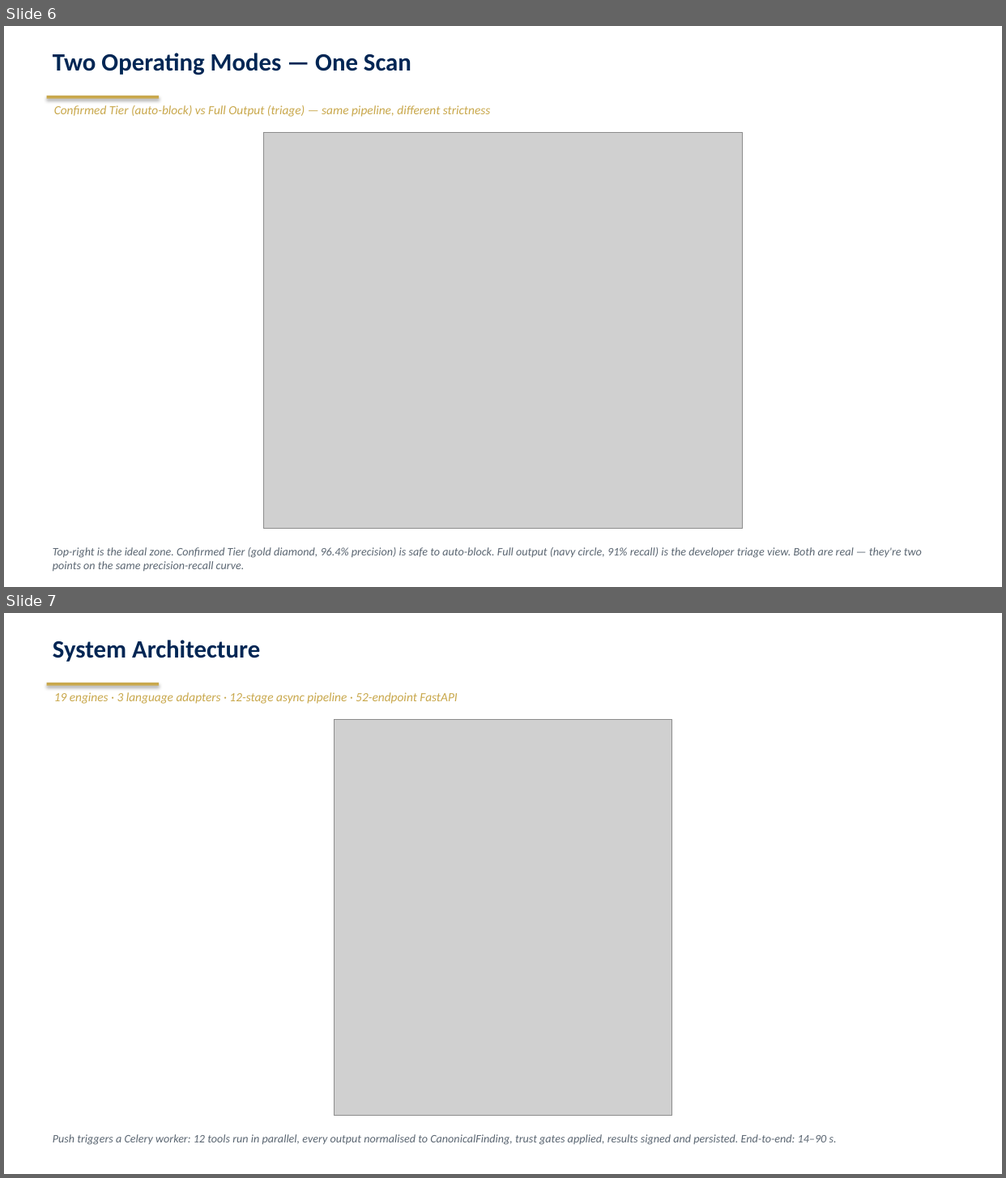
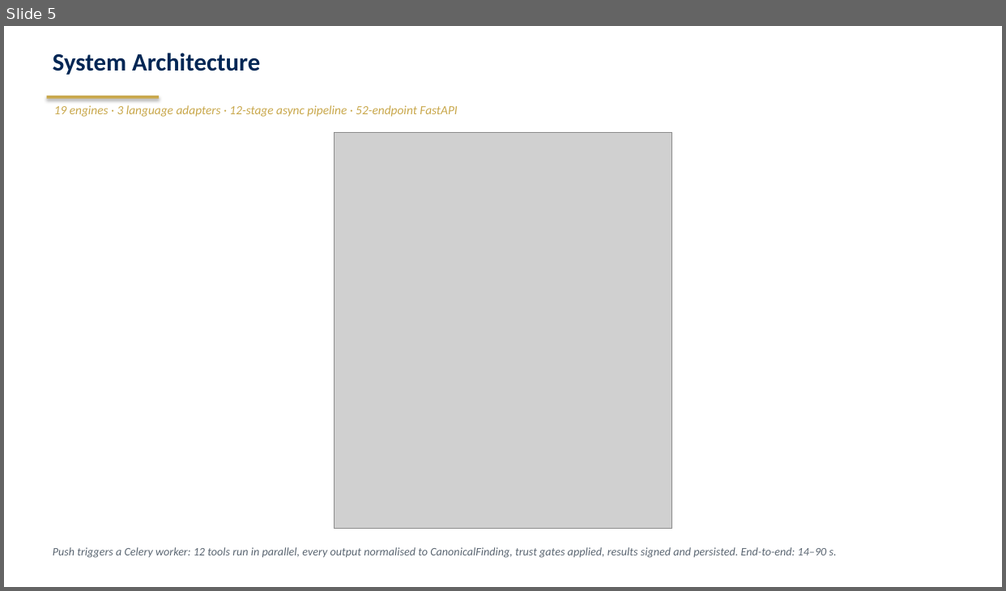
Before and after one commit to starredjaco/ACR-QA, a slide deck: docs/ACR-QA_Defense.odp. Shown one above the other, each under a label of ours: slides 6 and 7 before the commit, slide 5 after it. The pictures are 1006x1178 and 1006x591 pixels, drawn with LibreOffice and Linux fonts; fonts in the diff are those of the drawing; grey boxes stand for pictures. Boxes give left, top, right and bottom in pixels: in the first picture for what was removed or moved away, otherwise in the second. Text is boxed around its words. In the diff, an @@ line names an element or a change of style, - is before the commit and + after.

```diff
--- a/docs/ACR-QA_Defense.odp
+++ b/docs/ACR-QA_Defense.odp
@@ slide 6 removed at (x1=4, y1=26, x2=1002, y2=587), background #FFFFFF @@
@@ text removed at (x1=53, y1=53, x2=411, y2=75) @@
-Two Operating Modes — One Scan
@@ rectangle removed at (x1=47, y1=96, x2=159, y2=99) @@
@@ text removed at (x1=54, y1=105, x2=491, y2=117) @@
-Confirmed Tier (auto-block) vs Full Output (triage) — same pipeline, different strictness
@@ picture removed at (x1=264, y1=132, x2=743, y2=529) @@
@@ text removed at (x1=53, y1=548, x2=922, y2=572) @@
-Top-right is the ideal zone. Confirmed Tier (gold diamond, 96.4% precision) is safe to auto-block. Full output (navy circle, 91% recall) is the developer triage view. Both are real — they're two points on the same precision-recall curve.
@@ what was slide 7 is now slide 5 @@
```
Also in this commit, not shown: 2 slides changed, 2 other slides removed, 2 other files.
